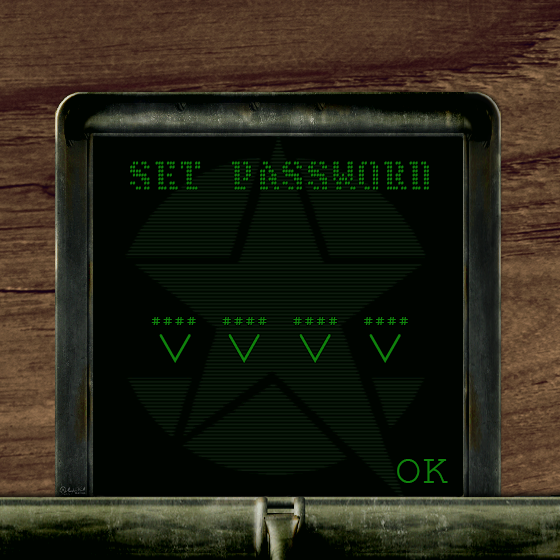
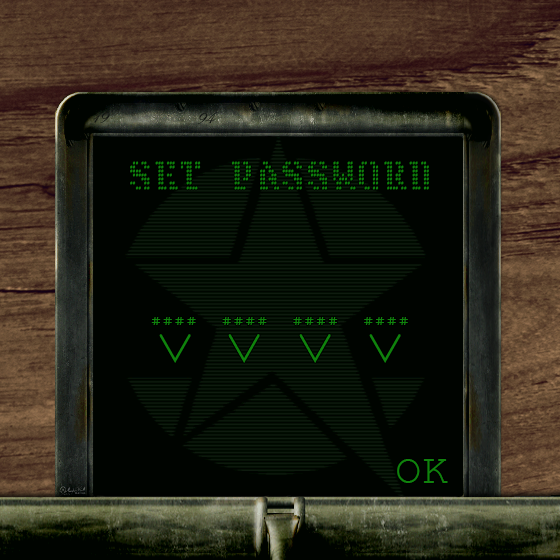
Layers edited between the first and the second 560x560 image:
added layer "94" above "19" over 197, 112, 219, 124
added layer "19" above "8" over 94, 112, 110, 123
